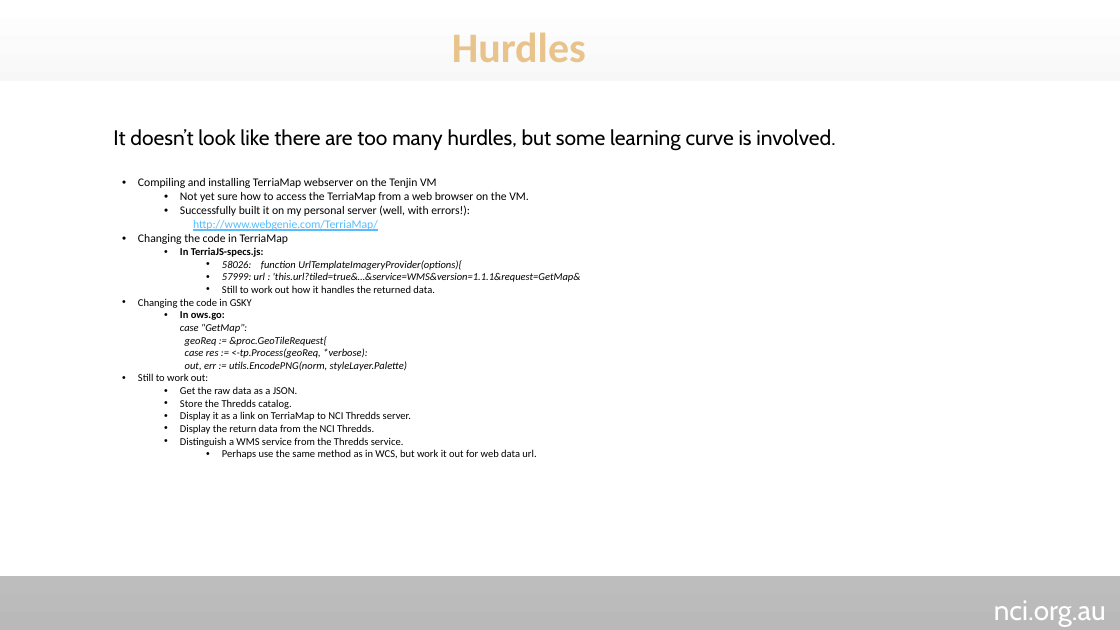
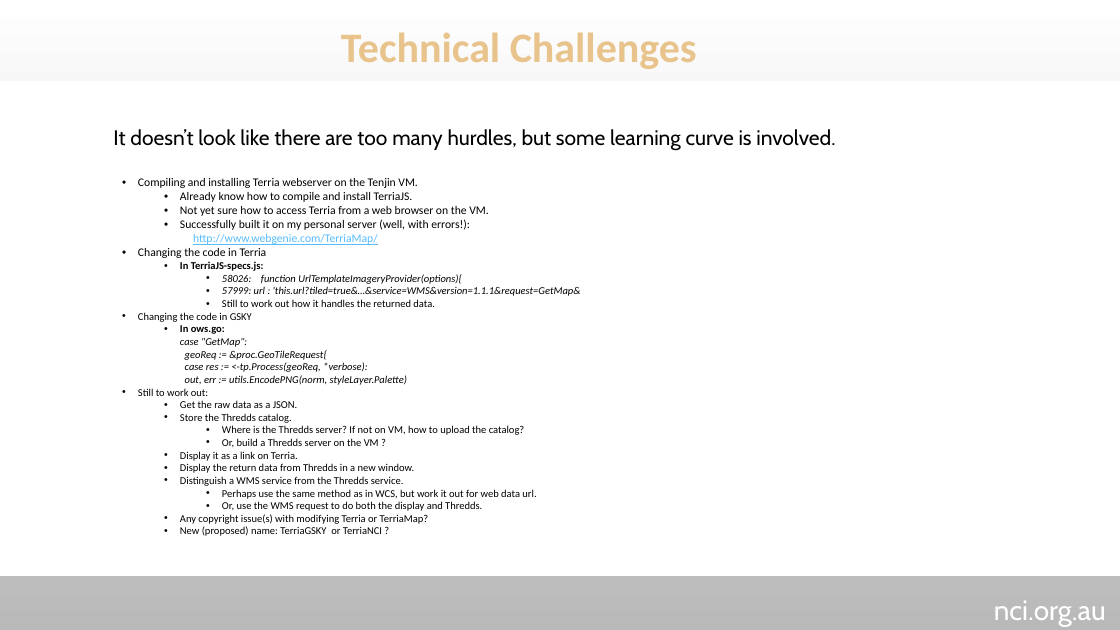
Before and after one commit to nci/gsky, a slide deck: slide 5 of Documents/ows/GSKY-Thredds_Integration.pptx. Drawn at 1120x630 pixels with LibreOffice and Linux fonts; fonts in the diff are those of the drawing; background and template pictures are left out. Boxes give left, top, right and bottom in pixels: in the first picture for what was removed or moved away, otherwise in the second. Text is boxed around its words. In the diff, an @@ line names an element or a change of style, - is before the commit and + after.

Commit message:
Terria with GSKY Documentation

```diff
--- a/Documents/ows/GSKY-Thredds_Integration.pptx
+++ b/Documents/ows/GSKY-Thredds_Integration.pptx
@@ text at box(341, 32, 697, 69): text changed @@
-Hurdles
+Technical Challenges
@@ text at box(138, 178, 488, 216): text changed @@
-• Compiling and installing TerriaMap webserver on the Tenjin VM
-  • Not yet sure how to access the TerriaMap from a web browser on the VM.
+• Compiling and installing Terria webserver on the Tenjin VM.
+  • Already know how to compile and install TerriaJS.
+  • Not yet sure how to access Terria from a web browser on the VM.
@@ text at box(138, 248, 267, 258): text changed @@
-• Changing the code in TerriaMap
+• Changing the code in Terria
@@ text at box(180, 425, 524, 473): text changed @@
-  • Display it as a link on TerriaMap to NCI Thredds server.
-  • Display the return data from the NCI Thredds.
+    • Where is the Thredds server? If not on VM, how to upload the catalog?
+    • Or, build a Thredds server on the VM ?
+  • Display it as a link on Terria.
+  • Display the return data from Thredds in a new window.
@@ text at box(180, 501, 482, 536): paragraphs added @@
+    • Or, use the WMS request to do both the display and Thredds.
+  • Any copyright issue(s) with modifying Terria or TerriaMap?
+  • New (proposed) name: TerriaGSKY or TerriaNCI ?
```
Also in this commit, not shown: 4 other slides changed, 1 slide added.
